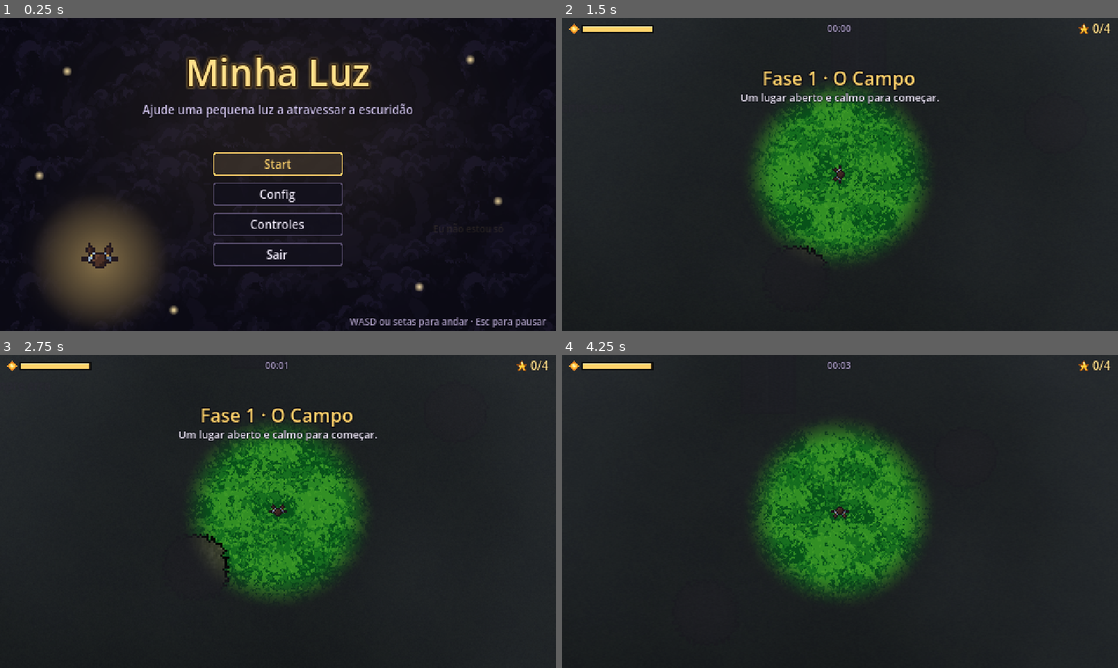
Above: before the commit, frames 1-4 (two rows, left to right).
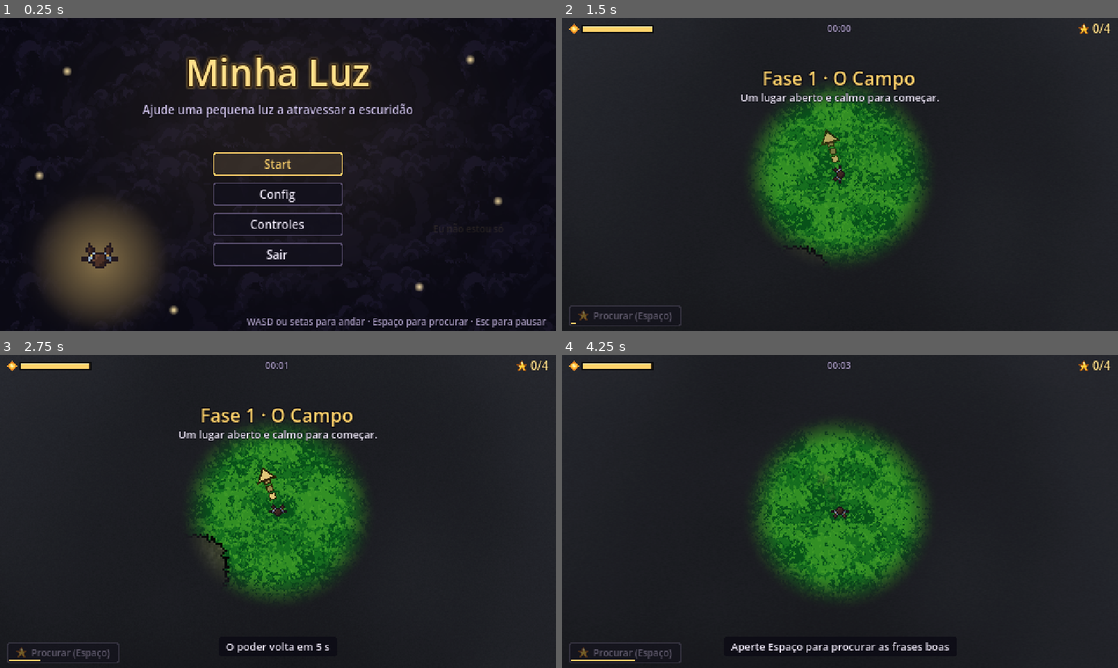
Above: after the commit, the same moments.

Repository: SerialSX/MinhaLuz
Game: Godot game, scene res://cenas/menu.tscn
Two runs of this game, one before a commit and one after it. Both use one fixed random seed, a clock stepped at 60 frames per second and the inputs below.
Inputs (mouse positions are in pixels of both pictures, inside the frame that each line leads up to):
- Up to frame 1 (0.25 s): no input
- Up to frame 2 (1.5 s): click "Start" at 0.5 s; move the mouse to (962, 158) at 1.27 s; hold D (mover_direita) from 1.28 s (still down); hold Space (procurar, bound only after the commit) from 1.28 s (still down)
- Up to frame 3 (2.75 s): move the mouse to (166, 527) at 2.02 s; release D (mover_direita) at 2.03 s; release Space (procurar, bound only after the commit) at 2.03 s; hold S (mover_baixo) from 2.03 s (still down); tap Space (procurar, bound only after the commit) at 2.1 s
- Up to frame 4 (4.25 s): move the mouse to (895, 442) at 2.77 s; release S (mover_baixo) at 2.78 s; hold D (mover_direita) 2.78-3.53 s; hold Space (procurar, bound only after the commit) 2.78-3.53 s; move the mouse to (812, 574) at 3.52 s; hold W (mover_cima) from 3.53 s (still down); tap Space (procurar, bound only after the commit) at 3.6 s

The runs differ from the first frame. In frame 1, 0.6% of the frame differs, in the area x 44-97%, y 95-99%; in frame 2, 0.5%; in frame 3, 0.7%; in frame 4, 0.9%, in the area x 1-70%, y 91-99%.

Commit message:
feat(fase): esconde as frases boas na névoa e adiciona o poder Procurar
- Deixa as frases boas abaixo da névoa e a névoa totalmente opaca fora da
  bolha: nenhuma frase aparece de longe, só dentro da luz
- Adiciona o poder Procurar (Espaço ou botão no canto do HUD): uma seta
  dourada piscando, com trilha de pontinhos, aponta a frase boa mais
  perto ou, com todas pegas, a nuvem escura; dura 3 s e recarrega em 5 s
- Mostra a dica do poder no começo da fase 1 e avisa quando ele ainda
  está recarregando
- Impede que o Espaço confirme as telas de fim e ignora teclas enquanto
  elas aparecem (Confirmar continua no Enter)
- Gera o efeito sonoro do poder (procurar.wav) no gerador de áudio
- Atualiza Controles do menu, rodapé, README, visão geral, decisões e
  estado atual

Diff:
--- a/project.godot
+++ b/project.godot
@@ -76,6 +76,11 @@
 "events": [Object(InputEventKey,"resource_local_to_scene":false,"resource_name":"","device":-1,"window_id":0,"alt_press …(195 unchanged characters)…
 ]
 }
+procurar={
+"deadzone": 0.2,
+"events": [Object(InputEventKey,"resource_local_to_scene":false,"resource_name":"","device":-1,"window_id":0,"alt_pressed":false,"shift_pressed":false,"ctrl_pressed":false,"meta_pressed":false,"pressed":false,"keycode":0,"physical_keycode":32,"key_label":0,"unicode":0,"location":0,"echo":false,"script":null)
+]
+}
 
 [rendering]
 
--- a/scripts/fase.gd
+++ b/scripts/fase.gd
@@ -15,6 +15,7 @@
 const DISTANCIA_NUVEM := 550.0   # a nuvem nasce longe do começo
 const INTERVALO_PULSO := 1.2     # som "pulso" com a luz baixa
 const PONTOS_FRASE_BOA := 100
+const RECARGA_PROCURAR := 5.0    # segundos entre um uso e outro do poder "Procurar"
 
 var dados: Dictionary
 var ocupados: Array[Rect2] = []
@@ -23,6 +24,7 @@
 var boas_pegas := 0
 var terminou := false
 var espera_pulso := 0.0
+var espera_procurar := 0.0
 var nuvem: NuvemEscura
 
 @onready var tom: CanvasModulate = $Mundo/Tom  # deixa o mundo um pouco apagado
@@ -50,12 +52,18 @@
 	_criar_frases()
 
 	hud.configurar(Jogo.fase_atual + 1, dados.nome, dados.subtitulo, boas_total)
+	hud.procurar_pedido.connect(procurar)
+	if Jogo.fase_atual == 0:   # depois do cartão de título, ensina o poder
+		create_tween().tween_callback(hud.mostrar_dica.bind("Aperte Espaço para procurar as frases boas", 4.0)).set_delay(3.2)
 	Audio.tocar_musica(dados.musica)
 	Jogo.contando_tempo = true
 
 
 func _process(delta: float) -> void:
 	hud.atualizar_luz(menina.luz, menina.luz_max, menina.luz_baixa)
+	espera_procurar = maxf(espera_procurar - delta, 0.0)
+	var falta := 1.0 if terminou or not menina.ativa else espera_procurar / RECARGA_PROCURAR
+	hud.atualizar_poder(falta, menina.get_global_transform_with_canvas().origin)
 	# Luz baixa: além da bolha pulsando, um "pulso" baixinho, como um coração.
 	if terminou or not menina.ativa or menina.luz > menina.luz_baixa:
 		espera_pulso = 0.0
@@ -64,6 +72,38 @@
 	if espera_pulso <= 0.0:
 		Audio.tocar_sfx("pulso")
 		espera_pulso = INTERVALO_PULSO
+
+
+func _unhandled_input(event: InputEvent) -> void:
+	if event.is_action_pressed("procurar"):
+		get_viewport().set_input_as_handled()
+		procurar()
+
+
+## Poder "Procurar" (Espaço ou o botão do HUD): uma seta piscando aponta a frase
+## boa mais perto ou, com todas pegas, a nuvem. Depois espera RECARGA_PROCURAR.
+func procurar() -> void:
+	if terminou or not menina.ativa:
+		return
+	if espera_procurar > 0.0:
+		hud.mostrar_dica("O poder volta em %d s" % ceili(espera_procurar), 1.2)
+		return
+	espera_procurar = RECARGA_PROCURAR
+	Audio.tocar_sfx("procurar")
+	hud.mostrar_seta(menina, _alvo_mais_perto())
+
+
+func _alvo_mais_perto() -> Node2D:
+	var alvo: Node2D = nuvem
+	var menor := INF
+	for no in cenario.get_children():
+		var frase := no as Frase
+		if frase and frase.boa and not frase.is_queued_for_deletion():
+			var distancia := frase.global_position.distance_squared_to(menina.global_position)
+			if distancia < menor:
+				menor = distancia
+				alvo = frase
+	return alvo
 
 
 # ---------- Mapa ----------
--- a/scripts/frase.gd
+++ b/scripts/frase.gd
@@ -1,7 +1,7 @@
 class_name Frase
 extends Area2D
-## Uma frase no chão. As boas brilham através da névoa e aumentam a luz;
-## as ruins só aparecem dentro da bolha e tiram luz.
+## Uma frase no chão. Boas e ruins só aparecem dentro da bolha de luz;
+## as boas aumentam a luz e as ruins tiram.
 ## Cada frase sabe o seu par do banco (DadosFases.PARES): pegar a boa dissolve
 ## as ruins do mesmo par (quem faz isso é scripts/fase.gd).
 ## Tipos de frase ruim (Ideia 2):
@@ -61,7 +61,7 @@
 	estilo.font_color = COR_BOA if boa else COR_RUIM
 	label.label_settings = estilo
 	label.text = texto
-	z_index = 60 if boa else 15   # névoa = 50: as boas brilham no escuro, as ruins só na bolha
+	z_index = 15   # abaixo da névoa (50): boas e ruins só aparecem dentro da bolha de luz
 
 	# Centraliza o texto e ajusta a colisão ao tamanho dele (com a fonte do tema).
 	tamanho_texto = label.get_minimum_size()
--- a/scripts/hud.gd
+++ b/scripts/hud.gd
@@ -16,6 +16,9 @@
 const FECHAR := 0.2    # cada piscada: fecha 0,2 s, fica fechada 0,1 s e abre 0,2 s
 const FECHADO := 0.1
 const ABRIR := 0.2
+
+## O botão "Procurar" foi clicado com o mouse (o Espaço a fase trata sozinha).
+signal procurar_pedido
 
 var palpebra_cima: ColorRect
 var palpebra_baixo: ColorRect
@@ -30,6 +33,9 @@
 var frase: Control
 var frase_textos: Array[Label] = []
 var dica: Label
+var poder: Button
+var recarga: ColorRect
+var camada_seta: Node2D
 var pausa: ColorRect
 var primeiro_pausa: Button
 var tela_fim: ColorRect = null
@@ -52,6 +58,11 @@
 	_montar_cartao()
 	_montar_frase()
 	_montar_dica()
+	_montar_poder()
+	# A seta do poder fica por baixo da pausa e das telas de fim, e para na pausa.
+	camada_seta = Node2D.new()
+	camada_seta.process_mode = Node.PROCESS_MODE_PAUSABLE
+	add_child(camada_seta)
 	_montar_pausa()
 	get_viewport().gui_focus_changed.connect(_ao_mudar_foco)
 
@@ -60,9 +71,10 @@
 	tempo.text = Jogo.formatar_tempo(Jogo.tempo_partida)
 
 
-## Tecla segurada desde o jogo (repetição) não troca o botão da tela de fim; um toque novo troca.
+## Na tela de fim: tecla segurada desde o jogo (repetição) não troca o botão,
+## o Espaço do poder não confirma (Confirmar é Enter) e nada vale enquanto ela aparece.
 func _input(event: InputEvent) -> void:
-	if tela_fim != null and event.is_echo():
+	if tela_fim != null and (event.is_echo() or event.is_action("procurar") or tela_fim.modulate.a < 1.0):
 		get_viewport().set_input_as_handled()
 
 
@@ -121,6 +133,24 @@
 	contador.text = texto
 	var largura := ThemeDB.fallback_font.get_string_size(texto, HORIZONTAL_ALIGNMENT_LEFT, -1, 10).x
 	estrela.position.x = roundf(LARGURA - 6.0 - largura - 3.0 - 9.0)
+
+
+## Botão do poder: apagado enquanto recarrega (falta: 1 = acabou de usar, 0 = pronto)
+## e translúcido quando a menina passa por trás dele, no canto do mapa.
+func atualizar_poder(falta: float, menina_na_tela: Vector2) -> void:
+	poder.disabled = falta > 0.0
+	recarga.size.x = roundf((poder.size.x - 4.0) * (1.0 - falta)) if falta > 0.0 else 0.0
+	poder.modulate.a = 0.35 if poder.get_rect().grow(10.0).has_point(menina_na_tela) else 1.0
+
+
+## Seta do poder "Procurar" apontando da menina para o alvo (troca a anterior).
+func mostrar_seta(menina: Node2D, alvo: Node2D) -> void:
+	for velha in camada_seta.get_children():
+		velha.queue_free()
+	var seta := SetaCaminho.new()
+	seta.menina = menina
+	seta.alvo = alvo
+	camada_seta.add_child(seta)
 
 
 ## Frase boa grande, dourada e brilhando, por 2 s.
@@ -260,6 +290,21 @@
 	fundo.content_margin_bottom = 2
 	dica.add_theme_stylebox_override("normal", fundo)
 	dica.modulate.a = 0.0
+
+
+## Canto de baixo à esquerda: "Procurar (Espaço)". Sem foco de teclado, para o
+## Espaço e o Enter não apertarem o botão por engano durante o jogo.
+func _montar_poder() -> void:
+	poder = Button.new()
+	poder.text = "Procurar (Espaço)"
+	poder.icon = _icone("res://assets/ui/estrela_nativa.png")
+	poder.focus_mode = Control.FOCUS_NONE
+	poder.add_theme_font_size_override("font_size", 8)
+	poder.position = Vector2(6, ALTURA - 22.0)
+	poder.pressed.connect(procurar_pedido.emit)
+	add_child(poder)
+	poder.reset_size()
+	recarga = _retangulo(poder, COR_OURO, Vector2(2, poder.size.y - 3.0), Vector2(0, 1))
 
 
 func _montar_pausa() -> void:
--- a/scripts/menu.gd
+++ b/scripts/menu.gd
@@ -46,7 +46,7 @@
 	_botao(botoes, "Controles", _abrir.bind(painel_controles, primeiro_controles))
 	_botao(botoes, "Sair", _sair)
 
-	_texto(self, "WASD ou setas para andar · Esc para pausar", 8, COR_SUAVE,
+	_texto(self, "WASD ou setas para andar · Espaço para procurar · Esc para pausar", 8, COR_SUAVE,
 		Vector2(0, 256), 472.0, HORIZONTAL_ALIGNMENT_RIGHT)
 
 	get_viewport().gui_focus_changed.connect(_ao_mudar_foco)
@@ -173,7 +173,7 @@
 	grade.add_theme_constant_override("v_separation", 0)
 	grade.size_flags_horizontal = Control.SIZE_SHRINK_CENTER
 	caixa.add_child(grade)
-	for par: Array in [["Andar", "WASD ou setas"], ["Pausar", "Esc ou P"], ["Confirmar", "Enter"]]:
+	for par: Array in [["Andar", "WASD ou setas"], ["Procurar", "Espaço"], ["Pausar", "Esc ou P"], ["Confirmar", "Enter"]]:
 		_texto(grade, par[0], 9, COR_OURO, Vector2.ZERO)
 		_texto(grade, par[1], 9, COR_TEXTO, Vector2.ZERO)
 	_texto(caixa, "Frases que brilham dão luz.", 9, COR_OURO_CLARO, Vector2.ZERO, 0.0,
--- a/scripts/nevoa.gd
+++ b/scripts/nevoa.gd
@@ -32,7 +32,7 @@
 ## Some aos poucos (vitória: o mundo se ilumina).
 func dissipar(segundos: float) -> void:
 	var t := create_tween()
-	t.tween_method(_definir_opacidade, 0.97, 0.0, segundos)
+	t.tween_method(_definir_opacidade, 1.0, 0.0, segundos)
 
 
 func _definir_opacidade(valor: float) -> void:
--- /dev/null
+++ b/scripts/seta_caminho.gd
@@ -0,0 +1,53 @@
+class_name SetaCaminho
+extends Node2D
+## Poder "Procurar": uma seta dourada ao lado da menina aponta para o alvo
+## (a frase boa mais perto, ou a nuvem quando todas já foram pegas), com uma
+## trilha de pontinhos mostrando o caminho. Pisca devagar (1,5 vez por segundo:
+## a regra do time é no máximo 2, nunca clarão) e some em 3 s.
+## Fica na camada do HUD (Hud.mostrar_seta), por cima da névoa e sem o tom
+## apagado do mundo; a posição acompanha a menina na tela.
+
+const DURACAO := 3.0
+const PISCADAS_POR_SEGUNDO := 1.5
+const DISTANCIA_PONTA := 38.0                # da menina até a ponta da seta
+const PONTOS := [14.0, 21.0, 28.0]           # trilha entre a menina e a seta
+const COR := Color(1.0, 0.878, 0.541)        # dourado claro do HUD
+const COR_CONTORNO := Color(0.16, 0.09, 0.02)
+
+var menina: Node2D
+var alvo: Node2D
+var tempo := 0.0
+
+
+func _ready() -> void:
+	_seguir()
+
+
+func _process(delta: float) -> void:
+	tempo += delta
+	if tempo >= DURACAO or not is_instance_valid(alvo) or not is_instance_valid(menina):
+		queue_free()
+		return
+	_seguir()
+	# Pisca devagar e some suave no fim.
+	var brilho := 0.75 + 0.25 * cos(tempo * TAU * PISCADAS_POR_SEGUNDO)
+	modulate.a = brilho * minf(1.0, (DURACAO - tempo) / 0.4)
+	queue_redraw()
+
+
+func _seguir() -> void:
+	position = menina.get_global_transform_with_canvas().origin   # posição na tela
+	rotation = (alvo.global_position - menina.global_position).angle()
+
+
+func _draw() -> void:
+	# Pontinhos acendendo um depois do outro, na direção do alvo.
+	for i in PONTOS.size():
+		var onda := fmod(tempo * PISCADAS_POR_SEGUNDO - i / float(PONTOS.size()) + 1.0, 1.0)
+		var cor := Color(COR, 1.0 if onda < 0.5 else 0.6)
+		draw_rect(Rect2(PONTOS[i] - 3.0, -3.0, 6.0, 6.0), COR_CONTORNO)
+		draw_rect(Rect2(PONTOS[i] - 2.0, -2.0, 4.0, 4.0), cor)
+	# Ponta da seta: triângulo com contorno escuro.
+	var d := DISTANCIA_PONTA
+	draw_colored_polygon(PackedVector2Array([Vector2(d + 3, 0), Vector2(d - 10, -9), Vector2(d - 10, 9)]), COR_CONTORNO)
+	draw_colored_polygon(PackedVector2Array([Vector2(d, 0), Vector2(d - 8, -6), Vector2(d - 8, 6)]), COR)
--- a/shaders/nevoa.gdshader
+++ b/shaders/nevoa.gdshader
@@ -6,7 +6,7 @@
 uniform float raio = 0.18;                    // raio da bolha, em fração da altura da tela
 uniform float suavidade = 0.12;               // largura da borda suave
 uniform vec2 velocidade = vec2(0.01, 0.0);    // positivo: a névoa anda para a esquerda
-uniform float opacidade = 0.97;               // força da névoa longe da menina (0 = sem névoa)
+uniform float opacidade = 1.0;                // força da névoa longe da menina (1 = nada passa; 0 = sem névoa)
 
 void fragment() {
 	vec4 cor = texture(TEXTURE, UV + velocidade * TIME);
Not shown, added: assets/audio/sfx/procurar.wav.import
Not shown, added: scripts/seta_caminho.gd.uid
Not shown, added: assets/audio/sfx/procurar.wav
Not shown, changed: docs/decisoes.md
Not shown, changed: docs/estado_atual.md
Not shown, changed: docs/visao_geral.md
